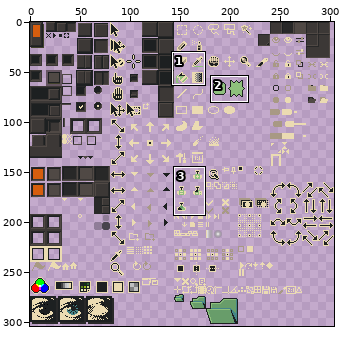
Sprite sheet: Aseprite 95/gruvbox/sheet.png. Above, an overview of the earlier version with the close-up marked.
Close-up. Before the commit:
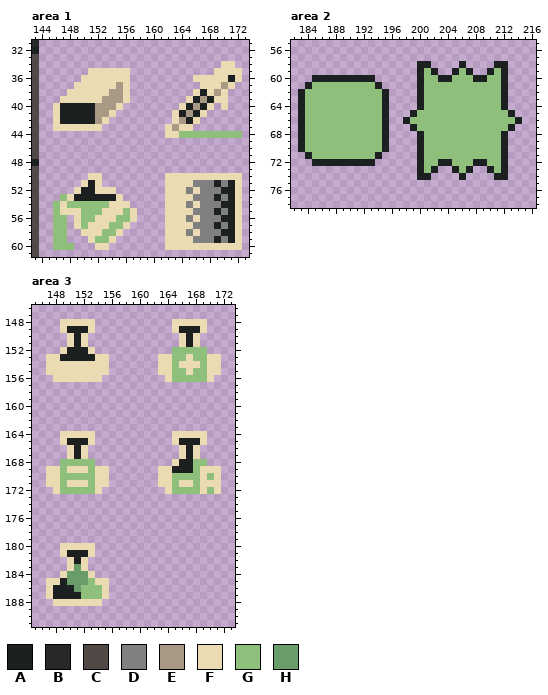
The file is 304x304 pixels. Pixels under 10% opacity are left out. Colours within 5 levels of each other are drawn and written as one. Shown: area 1: x 143..173, y 31..61; area 2: x 182..216, y 55..78; area 3: x 145..173, y 146..191. The commit also changed other parts of the picture, which this record leaves out.
Palette (. is transparent): A #1d2021  B #282828  C #504945  D #808080  E #a89984  F #ebdbb2  G #8ec07c  H #689d6a
Once edited:
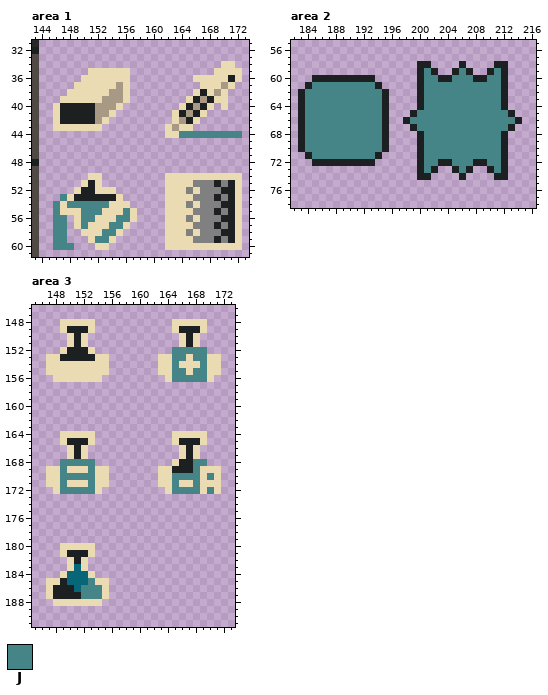
Colours new in this view: J #458588
Changes in this commit:
colour H: #689d6a -> #076678
Area 1:
y 44: x 164..172 GGGGGGGGG -> JJJJJJJJJ
y 53: x 147 G -> J
y 54: x 146 G -> J; x 148..153 GGGGGG -> JJJJJJ
y 55: x 146 G -> J; x 150..152 GGG -> JJJ; x 156 G -> J
y 56: x 146..147 GG -> JJ; x 150..151 GG -> JJ; x 155..156 GG -> JJ
y 57: x 146..147 GG -> JJ; x 150 G -> J; x 154..155 GG -> JJ
y 58: x 146..147 GG -> JJ; x 153..154 GG -> JJ
y 59: x 146..147 GG -> JJ; x 152..153 GG -> JJ
y 60: x 146..148 GGG -> JJJ
Area 2:
y 59: x 201 G -> J; x 206 G -> J; x 211 G -> J
y 60: x 201..202 GG -> JJ; x 205..207 GGG -> JJJ; x 210..211 GG -> JJ
y 61: x 185..193 GGGGGGGGG -> JJJJJJJJJ; x 201..211 GGGGGGGGGGG -> JJJJJJJJJJJ
y 62..64: x 184..194 GGGGGGGGGGG -> JJJJJJJJJJJ; x 201..211 GGGGGGGGGGG -> JJJJJJJJJJJ
y 65: x 184..194 GGGGGGGGGGG -> JJJJJJJJJJJ; x 200..212 GGGGGGGGGGGGG -> JJJJJJJJJJJJJ
y 66: x 184..194 GGGGGGGGGGG -> JJJJJJJJJJJ; x 199..213 GGGGGGGGGGGGGGG -> JJJJJJJJJJJJJJJ
y 67: x 184..194 GGGGGGGGGGG -> JJJJJJJJJJJ; x 200..212 GGGGGGGGGGGGG -> JJJJJJJJJJJJJ
y 68..70: x 184..194 GGGGGGGGGGG -> JJJJJJJJJJJ; x 201..211 GGGGGGGGGGG -> JJJJJJJJJJJ
y 71: x 185..193 GGGGGGGGG -> JJJJJJJJJ; x 201..211 GGGGGGGGGGG -> JJJJJJJJJJJ
y 72: x 201..202 GG -> JJ; x 205..207 GGG -> JJJ; x 210..211 GG -> JJ
y 73: x 201 G -> J; x 206 G -> J; x 211 G -> J
Area 3:
y 152: x 165..169 GGGGG -> JJJJJ
y 153: x 165..166 GG -> JJ; x 168..169 GG -> JJ
y 154: x 165 G -> J; x 169 G -> J
y 155: x 165..166 GG -> JJ; x 168..169 GG -> JJ
y 156: x 165..169 GGGGG -> JJJJJ
y 168: x 149..153 GGGGG -> JJJJJ; x 168..169 GG -> JJ
y 169: x 149 G -> J; x 153 G -> J; x 168 G -> J
y 170: x 149..153 GGGGG -> JJJJJ; x 165..168 GGGG -> JJJJ; x 170 G -> J
y 171: x 149 G -> J; x 153 G -> J; x 165 G -> J; x 168 G -> J
y 172: x 149..153 GGGGG -> JJJJJ; x 165..168 GGGG -> JJJJ; x 170 G -> J
y 185: x 153 G -> J
y 186..187: x 152..154 GGG -> JJJ
